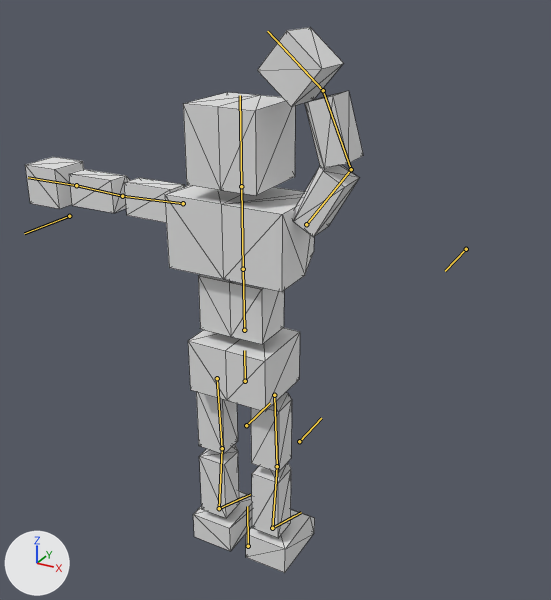
A saved change to the glTF model BrowserGame/public/models/ToyQuest.glb.
Rendered twice from a 50 mm lens placed at (9.95, -16.31, 12.04), pointed at (0.57, 0.75, 3.51). Arrows for +X, +Y and +Z are at lower left; the lights stay in place. Both versions are drawn at frame 12 of the action '01_rightarm.greet'; the numbers are the values there. The bones that bend it are drawn over the model as lines. Mesh edges are drawn as thin lines.

In view in the first picture: '立方体'.
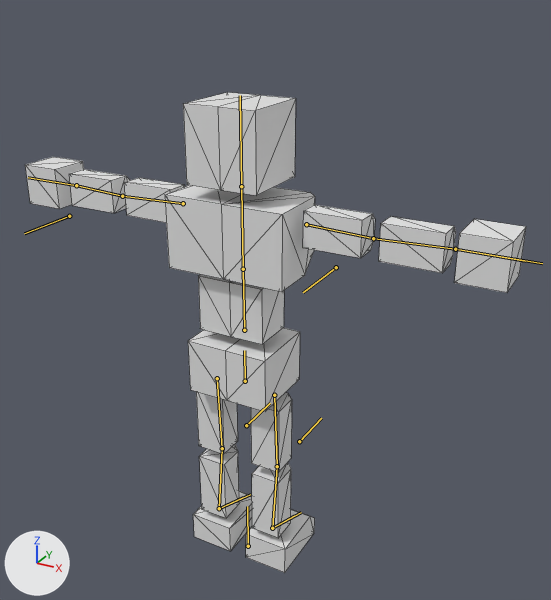
Boxes [x1, y1, x2, y2] around the edits, measured in the pictures (551 x 600 px):
'立方体', posed (48% wider, 12% shorter): before [25, 27, 363, 573]; after [25, 92, 526, 573]
bone 'upper arm.L', root to tip: before (306, 224) to (351, 169); after (306, 224) to (373, 238)
bone 'forearm.L', root to tip: before (351, 169) to (323, 90); after (373, 238) to (455, 249)
bone 'hand.L', root to tip: before (323, 90) to (267, 31); after (455, 249) to (542, 263)

Patch to the scene script:
```diff
--- a/BrowserGame/public/models/ToyQuest.glb.py
+++ b/BrowserGame/public/models/ToyQuest.glb.py
@@ bone_upper_arm_l @@
 bone_upper_arm_l = bpy.data.objects['アーマチュア'].pose.bones['upper arm.L']  # child of 'chest'
-bone_upper_arm_l.rotation_quaternion = (0.603, -0.358, 0.66, 0.27)  # degrees (31, 98, 84)
+bone_upper_arm_l.rotation_quaternion = (1.0, 0.0, 0.0, 0.0)  # degrees (0, 0, 0)
@@ bone_forearm_l @@
 bone_forearm_l = bpy.data.objects['アーマチュア'].pose.bones['forearm.L']  # child of 'upper arm.L'
-bone_forearm_l.rotation_quaternion = (0.918, -0.396, 0.0, -0.008)  # degrees (-47, 0, -1)
+bone_forearm_l.rotation_quaternion = (1.0, 0.0, 0.0, 0.0)  # degrees (0, 0, 0)
@@ bone_hand_l @@
 bone_hand_l = bpy.data.objects['アーマチュア'].pose.bones['hand.L']  # child of 'forearm.L'
-bone_hand_l.rotation_quaternion = (0.668, -0.202, -0.69, 0.194)  # degrees (-94, -57, 93)
+bone_hand_l.rotation_quaternion = (1.0, 0.0, 0.0, 0.0)  # degrees (0, 0, 0)
```
